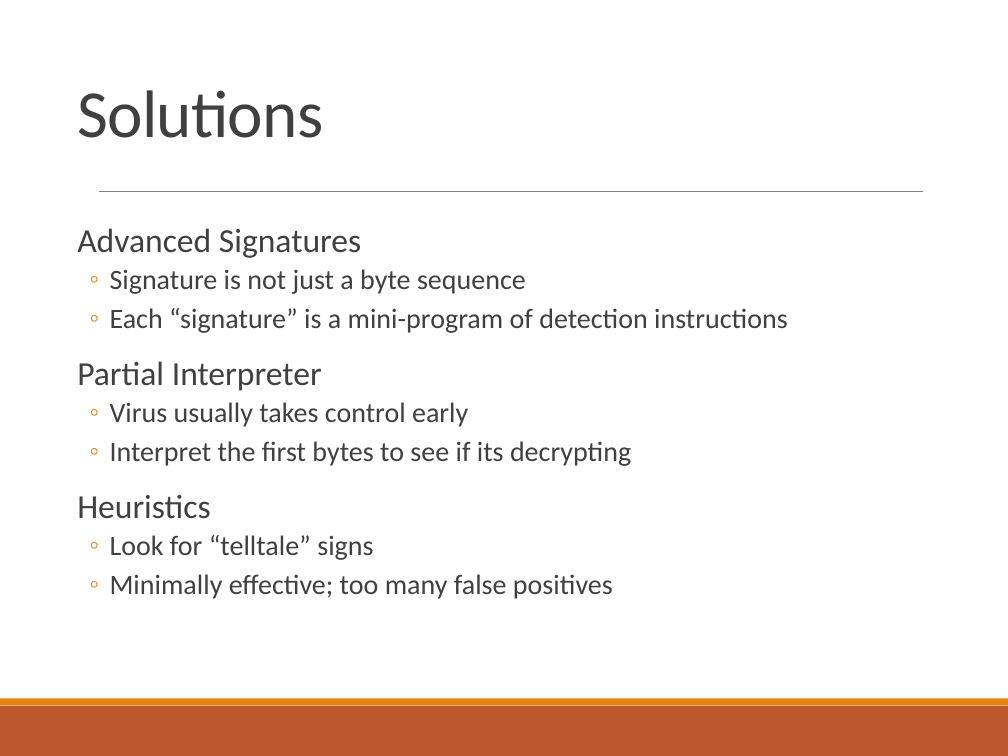
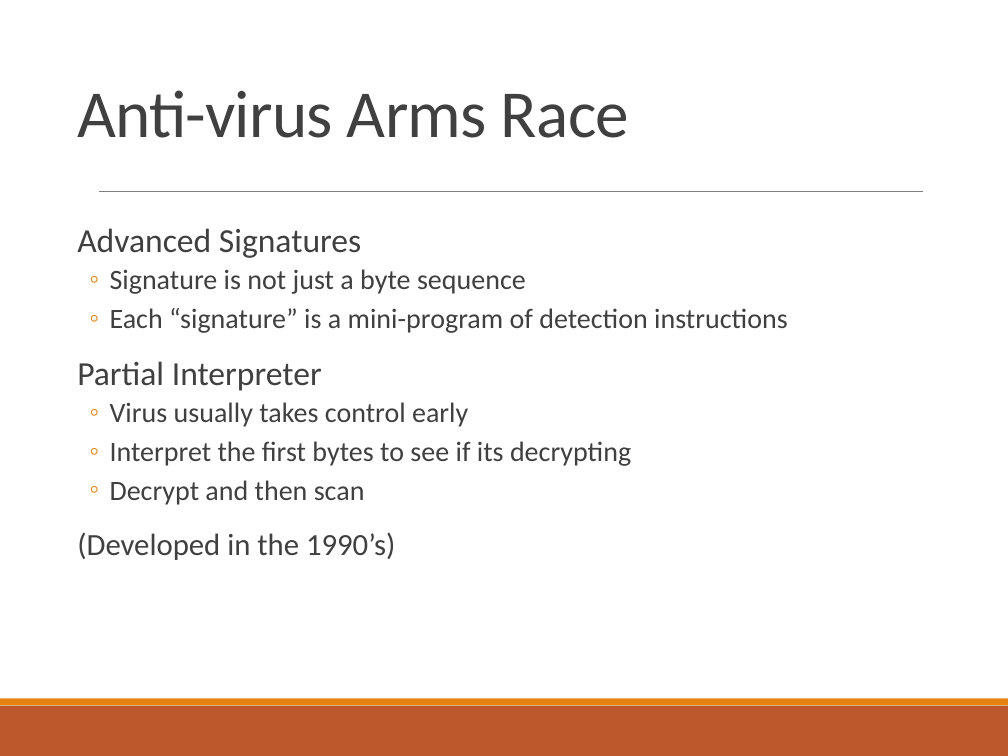
Before and after one commit to CrimsonVista/UTAustin-Courses, a slide deck: slide 31 of 2020fa_cs361s/lectures/20201026_malicious_software.pptx (slide 29 before the commit). Drawn at 1008x756 pixels with LibreOffice and Linux fonts; fonts in the diff are those of the drawing. Boxes give left, top, right and bottom in pixels: in the first picture for what was removed or moved away, otherwise in the second. Text is boxed around its words. In the diff, an @@ line names an element or a change of style, - is before the commit and + after.

```diff
--- a/2020fa_cs361s/lectures/20201026_malicious_software.pptx
+++ b/2020fa_cs361s/lectures/20201026_malicious_software.pptx
@@ title at <box>77,90,629,138</box>: text changed @@
-Solutions
+Anti-virus Arms Race
@@ text at <box>77,480,395,560</box>: text changed; size 20 to 22 pt @@
-  Heuristics
-  ◦ Look for “telltale” signs
-  ◦ Minimally effective; too many false positives
+  ◦ Decrypt and then scan
+  (Developed in the 1990’s)
```
Also in this commit, not shown: 3 other slides changed, 18 slides added, 1 slide removed, 1 other file.
